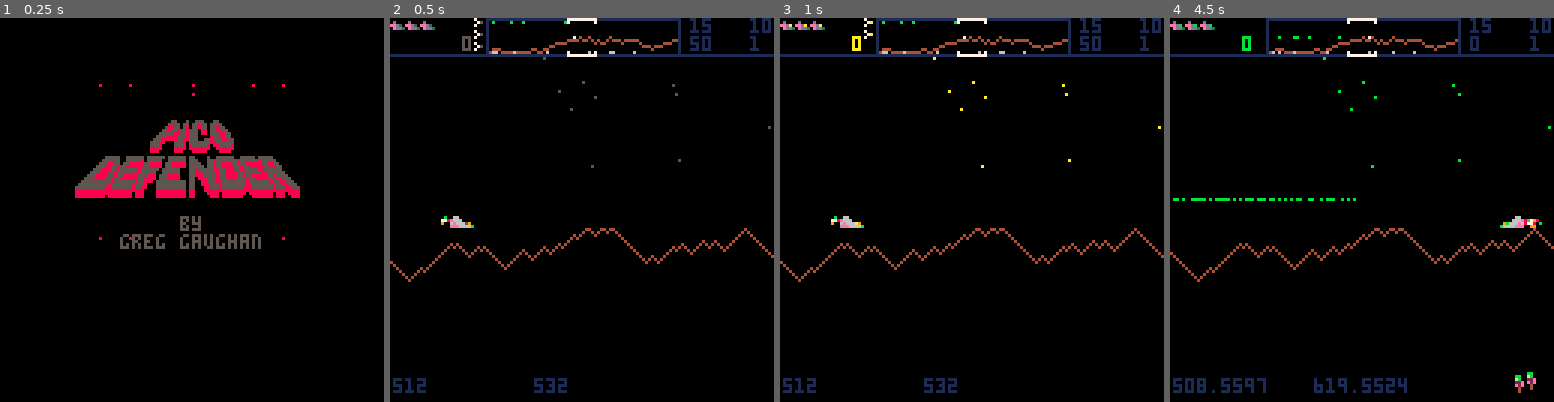
Above: before the commit, frames 1-4 (left to right).
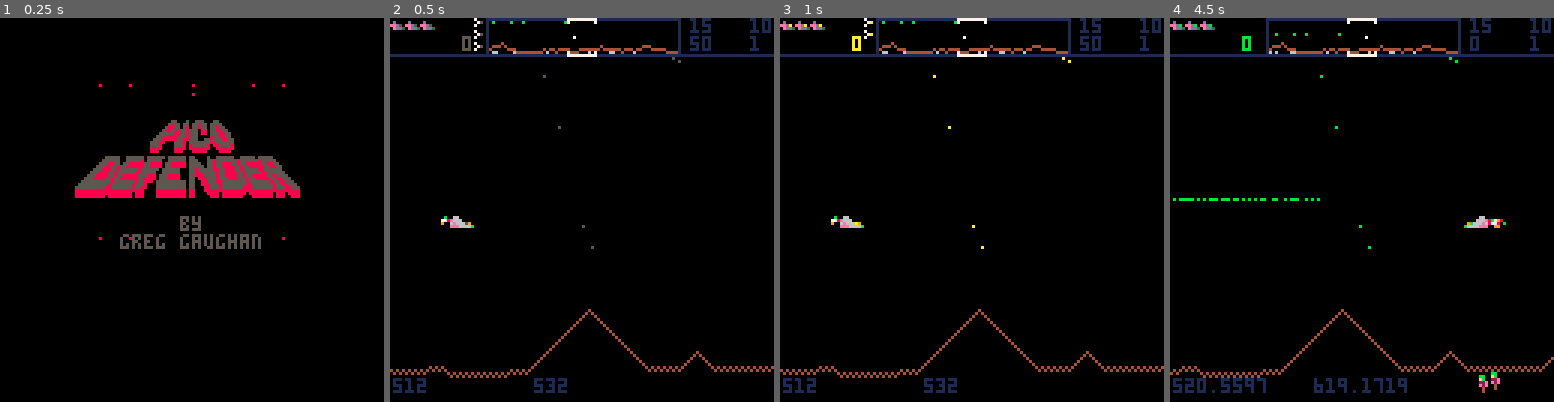
Above: after the commit, the same moments.

Repository: ggaughan/picodefender
Game: PICO-8 cartridge picodefender.p8
Same seed, same stepped clock (60 frames per second), same inputs: the game is played once before the commit and once after it.
Inputs:
- Up to frame 1 (0.25 s): no input
- Up to frame 2 (0.5 s): tap X (X key) at 0.33 s
- Up to frame 3 (1 s): tap O (Z key) at 0.7 s
- Up to frame 4 (4.5 s): tap X (X key) at 1.07, 1.85, 2.97, 4.08 s; hold Right 1.6-2.1 s; tap O (Z key) every 0.4 s from 1.7 to 4.1 s; hold Up 2.15-2.42 s; hold Right 2.47-3.03 s; hold Left 3.08-3.58 s; hold Down 3.63-3.97 s; hold Right from 4.02 s (still down)

Frame 1 is identical in both runs. In frame 2, 2.3% of the frame differs, in the area x 0-100%, y 4-94%; in frame 3, 2.3%; in frame 4, 3.4%, in the area x 0-100%, y 3-98%.

Commit message:
Better (fixed) ground and stars and start sound

Diff:
--- a/picodefender.p8
+++ b/picodefender.p8
@@ -26,6 +26,8 @@
 baiter=41  -- spawn near end of level
 mine=105  -- comes from bomber
 bullet=24
+
+max_stars=100
 
 waves = {
  {--1
@@ -73,7 +75,7 @@
 }
 
 
-ww = 128 * 9
+ww = 128 * 9  --1152
 cx = 128 * 4
 ocx = cx
 
@@ -86,8 +88,7 @@
 hudw=hc*2
 hwr = ww/hudw
 hhr = (128-4 - hudy)/hudy + 1
-lmin = 3
-lmax = 56
+lmax = 82
 
 max_speed = 2
 thrust = 0.4
@@ -140,6 +141,7 @@
 max_baiters = 4
 max_swarmers = 20
 wave_reset = 2  -- seconds
+delay_first_enemies = 0.5 -- give time for initial music to finish
 
 extra_score_expire = 1
 bombing_expire = 0.3
@@ -922,6 +924,7 @@
 --		add_pl_score(-450)
 --	end
  if full then -- todo remove this check!
+ 	music(16,0,8)  -- review last 8 = channel 3 reserve
 		reset_player(true)
 		-- todo stop any sfx - e.g. player dying - or set min key delay > that sfx
 		actors = {}  -- ok?
@@ -939,7 +942,7 @@
  bombing_e = bombing_expire
  particles={}
  add_humans()  -- initial
- add_enemies() -- initial
+ add_enemies(time()+delay_first_enemies) -- initial
 end
 
 -->8
@@ -1173,27 +1176,31 @@
 
 function draw_stars()
 	for star in all(stars) do
-		local x = star[1] - (cx/star[3])  -- -cx for screen; /star[3] for move-delay
-		local col = 5
-		if cx + 128 > ww then
-			if star[1]-(cx/star[3]) < (128 - (ww-cx)) then
- 			x = (star[1]+(ww/star[3])) - (cx/star[3])
-				col = 14  --new or fade depending on dir
+	 if not(humans <= 0) and star[2] > lmax then
+	  -- not null space and star behind ground level
+	 else
+			local x = star[1] - (cx/star[3])  -- -cx for screen; /star[3] for move-delay
+			local col = 5
+			if cx + 128 > ww then
+				if star[1]-(cx/star[3]) < (128 - (ww-cx)) then
+	 			x = (star[1]+(ww/star[3])) - (cx/star[3])
+					col = 14  --new or fade depending on dir
+				end
+
+				if star[1] > ((ww/star[3]) - 128) then
+	 			if col == 14 then
+	 				--all! how!?
+	 				--col = 11  --new+fade?
+	 			else
+						col = 12  --fade or new depending on dir
+					end
+	 		end
 			end
 
-			if star[1] > ((ww/star[3]) - 128) then
- 			if col == 14 then
- 				--all! how!?
- 				--col = 11  --new+fade?
- 			else
-					col = 12  --fade or new depending on dir
-				end
- 		end
-		end
-
-		if (col ~= 5) col = 5
-
-		pset(x, star[2], col)
+			if (col ~= 5) col = 5
+
+			pset(x, star[2], col)
+		end
 	end
 end
 
@@ -1213,16 +1220,18 @@
 --  cx = 0
 -- end
 
---	-- in screen space to handle any wrapping
---	local x = wxtoc(pl.x)
---	if x < 20 then
--- 	pl.x = (cx + 20) % ww
--- 	canim = 0
---	elseif x > 100 then  -- assumes <128, if not we're off camera and will jump
---	 pl.x = (cx + 100) % ww
---	 canim = 0
---	end
---	-- note: player wrap done via %
+	-- in screen space to handle any wrapping
+	local x = wxtoc(pl.x)
+	if x < 20 then
+		--printh("!plx<20 "..x)
+ 	pl.x = (cx + 20) % ww
+ 	canim = 0
+	elseif x > 100 then  -- assumes <128, if not we're off camera and will jump
+		--printh("!plx>100 "..x)
+	 pl.x = (cx + 100) % ww
+	 canim = 0
+	end
+	-- note: player wrap done via %
 end
 
 function _draw_game_over()
@@ -1428,61 +1437,73 @@
 --build world
 
 function build_world()
- local l = 10
- local ldy = 1
- local ls = nil
- local ll = nil
-	for i = 1,ww do
-	 local r = rnd()
-
-	 if r > 0.8 then
-	 	ldy = 1
-	 elseif r < 0.2 then
-	  ldy = -1
-	 else
-	 	if r > 0.79 or r < 0.21 then
-		 	ldy = -1 * ldy
-		 end
-	 end
-
-	 if ldy > 0 then
-	  if l <= lmax then
-   	l += 1
-		 else
-		 	ldy = -1
-		 end
-	 elseif ldy < 0 then
-	 	if l >= lmin then
- 	  l -= 1
-		 else
-		  ldy = 1
-		 end
-	 end
-
-	 if i % hwr == 0 then
-   ls = ll
-   ll = ceil(l/hhr)  -- pre-calc
-   if ls and abs(ll - ls) > 1 then
-    -- patch any holes
-   	if ll - ls < 0 then
-	   	ll = ll + 1
-   	else
-	   	ll = ll - 1
-   	end
-   end
-	 	sw[i \ hwr] = ll
-	 end
-
-	 -- todo make level ends meet!
-
-		w[i] = {l}
-	end
+	local wd=[[
+	 5+2+1-3+2-2+2=4+2=2+2-2=4+2-2+1-3+2-2+1-3+1-2+1-4+1-5+2=2-1+2-2+3-2=3+1-4=2+3-7+1-7+2=
+	 7-1+4-1+7-4=4-1+4-1+3-3+4-2+5-2+2=3-2+1-3+2-2+3-4=1-6=3-4=2-10=2-48=2+8=
+	 3+36=2+10=4-14=3+1-2+2-3+2=2-6+3-2+1-2+4-2+3-1+3-6=1+2-2+1-2+1-2+1-2+4=2+4=3-1+4-2+3-3+4=6-2=4+1-4+4=4+5-2=4+1-3+2=4+2-4=2-2+4=2+5-2+8-
+	 18=2+4=3-1+18=1+6=20+20-10=6+6-24=5+5-12=
+	 7+7-6=20+20-6=9+7-12=4+4-10=
+	 6-14+8-10=4+4-4-20+14-4+6-10=3-
+	 20=1+4=2+10=2+4=4+12=6+6-4+4-6+2-6=8+20-
+	 5+1-2+1-2+1-4=1+2-1+2-1+2-1+2-1+2-2=2+1-2+1-2+1-2+2=2-2+3-1+2-
+	 2+1-3+1-2+1-2+3-1+2-1+3-2+2=2-
+	 2-2+5-1+3-1+3-1+
+	 3+4-1+2-4+3-2+4=4-5+2-3+3=3-
+	]]
+	local s,c="",""
+	local n=nil
+	local d="="  -- -down, ="flat"(-+), +up
+	local dy=1
+ local l=1
+ local wi = 1
+ local ll=nil
+	for si=1,#wd do
+		c = sub(wd,si,si)
+		if not(c=="+" or c=="-" or c=="=") then
+			s = s..c
+		else
+			n = tonum(s)
+			d = c
+			s = "" -- reset
+			for j=1,n do
+				if d=="+" then
+				 dy = 1
+				elseif d=="-" then
+				 dy = -1
+				elseif d=="=" then
+					dy *= -1
+				end
+				-- note: no error checking (lmin/lmax)
+				l = l+dy
+				w[wi] = {l}
+
+				-- pre-calc for scanner
+			 if wi % hwr == 0 then
+		   ls = ll
+		   ll = ceil(l/hhr)
+		   if ls and abs(ll - ls) > 1 then
+		    -- patch any holes
+		   	if ll - ls < 0 then
+			   	ll = ll + 1
+		   	else
+			   	ll = ll - 1
+		   	end
+		   end
+			 	sw[wi \ hwr] = ll
+			 end
+
+				wi+=1
+			end
+		end
+	end
+	printh("end w:"..wi.." at level "..l)
 end
 
 function add_stars()
-	for s = 1,100 do
+	for s = 1,max_stars do
 		add(stars, {
-			rnd(ww), rnd(127-hudy-lmax-8)+hudy,
+		 -- note: we add some behind the ground level but don't draw them unless null space
+			rnd(ww), rnd(120-hudy)+hudy,
 			rnd(2)+10  -- parallax depth
 		})
 	end
@@ -1915,8 +1936,11 @@
 	end
 end
 
-function add_enemies()
- -- todo pass in t?
+function add_enemies(ht)
+ -- note: pass in ht to override make_actor hit time
+ if (ht==nil) ht = time()
+ local t=time()
+ local sound = not(ht>t) -- if ht>t we don't fire sfx - i.e. assume game starting music is playing
  -- see reset_enemies for undo
  local make
 	if wave.landers > 0 then
@@ -1926,7 +1950,7 @@
 		 local y=hudy+2
 		 -- todo if hit player - move
 			-- note: pass hit time = birthing - wait for implosion to finish  note: also avoids collision detection
-			l=make_actor(lander,x,y,time())
+			l=make_actor(lander,x,y,ht)
 			l.dy = lander_speed*lander_speed_y_factor
 			l.lazy = rnd(512)  -- higher = less likely to chase
 			l.h=5
@@ -1947,7 +1971,7 @@
 				end
 			end
 			add_explosion(l, true)  -- reverse i.e. spawn
-			sfx(2)  -- todo: if on screen
+			if (sound) sfx(2)  -- todo: if on screen
 		end
 		wave.landers -= make
 	end
@@ -1958,7 +1982,7 @@
 		 local y=hudy+2
 		 -- todo if hit player - move
 			-- note: pass hit time = birthing - wait for implosion to finish  note: also avoids collision detection
-			l=make_actor(mutant,x,y,time())
+			l=make_actor(mutant,x,y,ht)
 			l.dy = mutant_speed*lander_speed_y_factor
 			-- todo remove lazy here?
 			l.lazy = rnd(512)  -- higher = less likely to chase
@@ -1966,7 +1990,7 @@
 			l.w=7
 			l.score=150
 			add_explosion(l, true)  -- reverse i.e. spawn
-			sfx(2)  -- todo: if on screen
+			if (sound) sfx(2)  -- todo: if on screen
 		end
 		wave.mutants -= make
 	end
@@ -1980,7 +2004,7 @@
 		 local y=hudy+2 + rnd(80)
 		 -- todo if hit player - move
 			-- note: pass hit time = birthing - wait for implosion to finish  note: also avoids collision detection
-			l=make_actor(bomber,x,y,time())
+			l=make_actor(bomber,x,y,ht)
 			l.c=14
 			--l.dy = lander_speed*lander_speed_y_factor
 			l.h=4
@@ -1990,7 +2014,7 @@
 			l.dx = groupdx * bomber_speed
 			l.score=250
 			add_explosion(l, true)  -- reverse i.e. spawn
-			sfx(2)  -- todo: if on screen
+			if (sound) sfx(2)  -- todo: if on screen
 		end
 		wave.bombers -= make
 	end
@@ -2001,7 +2025,7 @@
 		 local y=hudy+2+rnd(30)
 		 -- todo if hit player - move
 			-- note: pass hit time = birthing - wait for implosion to finish  note: also avoids collision detection
-			l=make_actor(pod,x,y,time())
+			l=make_actor(pod,x,y,ht)
 			l.c=8
 			l.dy=pod_speed
 			l.dx=pod_speed/4
@@ -2009,7 +2033,7 @@
 			l.w=7
 			l.score=1000
 			add_explosion(l, true)  -- reverse i.e. spawn
-			sfx(2)  -- todo: if on screen
+			if (sound) sfx(2)  -- todo: if on screen
 		end
 		wave.pods -= make
 	end
@@ -2033,14 +2057,14 @@
 						 local x=rnd(ww)
 						 local y=hudy+2
 							-- note: pass hit time = birthing - wait for implosion to finish  note: also avoids collision detection
-							l=make_actor(baiter,x,y,time())
+							l=make_actor(baiter,x,y,ht)
 							l.dy = baiter_speed/3
 							l.lazy = -256  -- higher = less likely to chase
 							l.h=4
 							l.w=7
 							l.score=200
 							add_explosion(l, true)  -- reverse i.e. spawn
-							sfx(2)  -- todo: if on screen
+							if (sound) sfx(2)  -- todo: if on screen
 							printh("new baiter "..l.x)
 						end
 						-- note: not counted as part of wave: re-generate as needed based on enemies left/wave.t
Not shown, changed: the music (__music__) section of picodefender.p8
Not shown, changed: the sound effects (__sfx__) section of picodefender.p8
